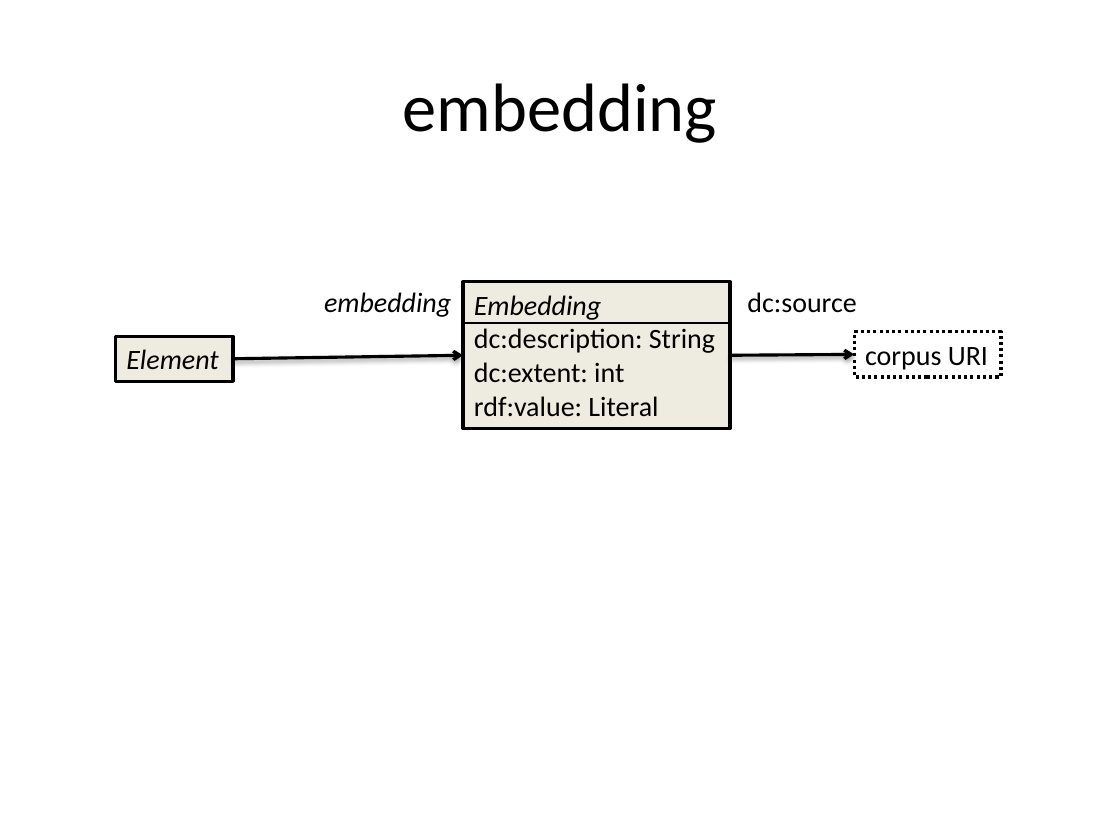
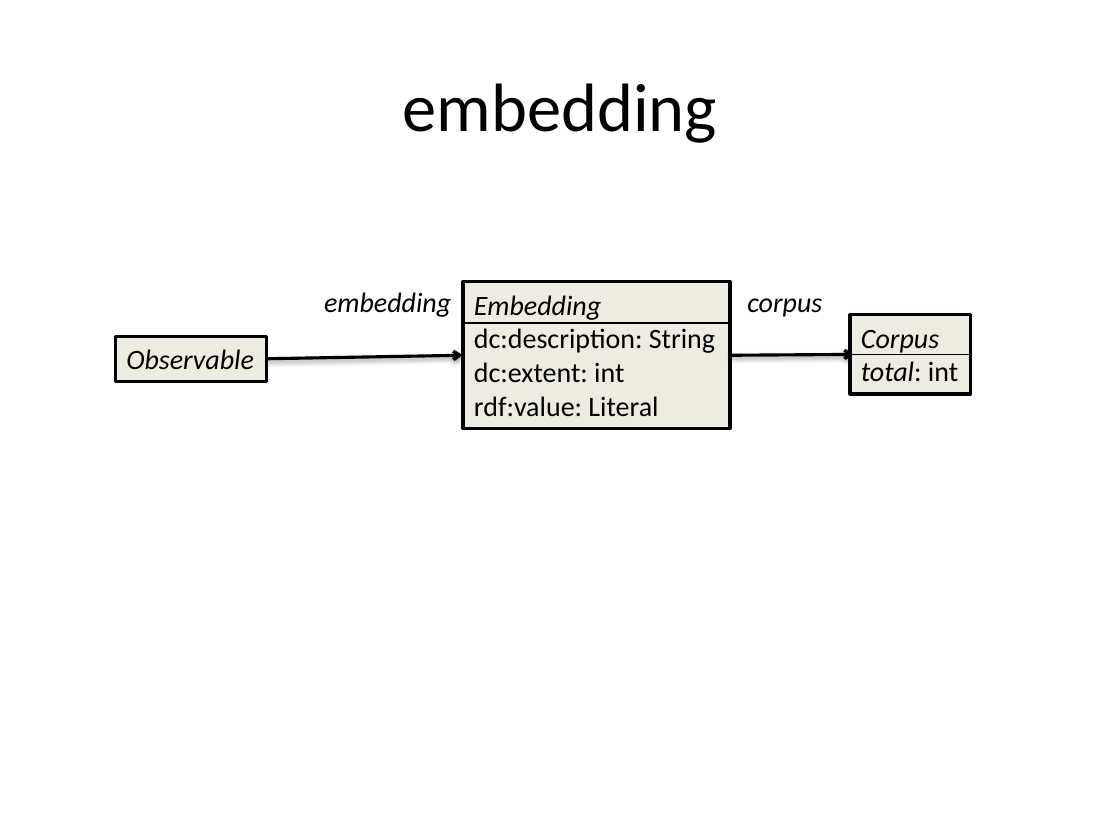
Before and after one commit to ontolex/frequency-attestation-corpus-information, a slide deck: slide 5 of img/source.pptx (slide 3 before the commit). Drawn at 1120x840 pixels with LibreOffice and Linux fonts; fonts in the diff are those of the drawing. Boxes give left, top, right and bottom in pixels: in the first picture for what was removed or moved away, otherwise in the second. Text is boxed around its words. In the diff, an @@ line names an element or a change of style, - is before the commit and + after.

Commit message:
updated diagram (text not yet updated)

```diff
--- a/img/source.pptx
+++ b/img/source.pptx
@@ text at (x1=747, y1=298, x2=822, y2=317): text changed; italic on @@
-dc:source
+corpus
@@ rectangle "Corpus" resized from (x1=855, y1=332, x2=1001, y2=376) to (x1=850, y1=315, x2=971, y2=394) @@
@@ rectangle "Corpus" at (x1=850, y1=315, x2=971, y2=394): fill none to #EEECE1; outline #000000 2 pt dashed to #000000 2 pt @@
@@ rectangle "Observable" resized from (x1=115, y1=336, x2=233, y2=381) to (x1=115, y1=336, x2=267, y2=381) @@
@@ text in rectangle at (x1=126, y1=349, x2=254, y2=369): text changed @@
-Element
+Observable
@@ arrow moved from (233, 358) - (463, 355) to (267, 358) - (463, 355) @@
@@ line added from (971, 354) to (850, 354), #000000 0.75 pt @@
@@ text in rectangle at (x1=861, y1=330, x2=958, y2=382): text changed; italic on @@
-corpus URI
+Corpus
+total: int
```
Also in this commit, not shown: 7 other slides changed, 8 slides added.
